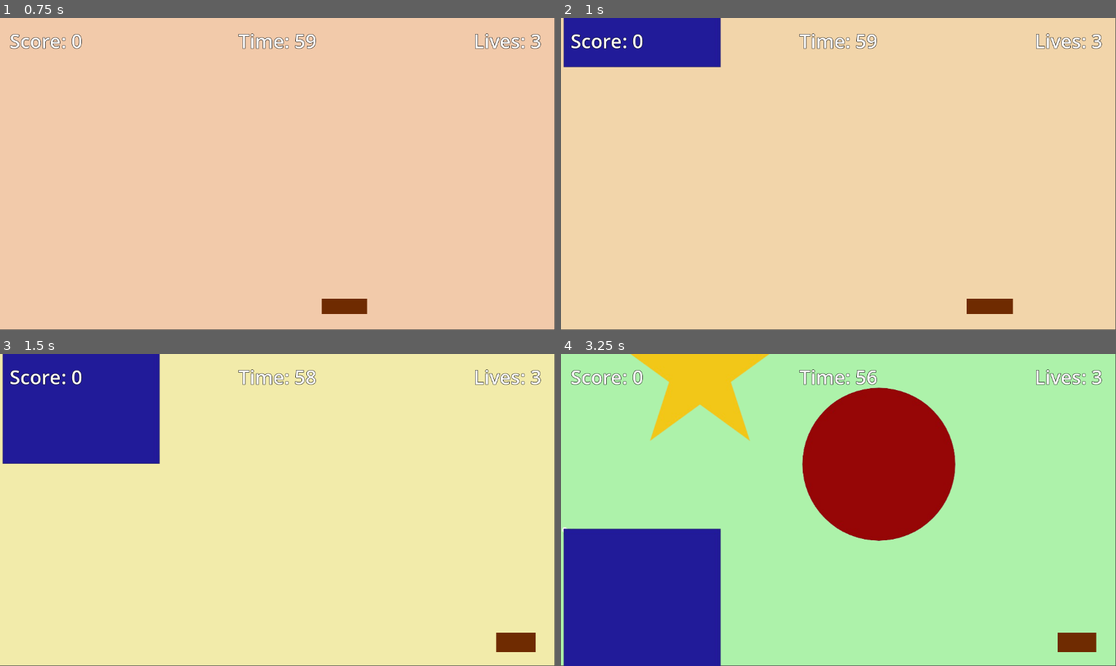
Above: before the commit, frames 1-4 (two rows, left to right).
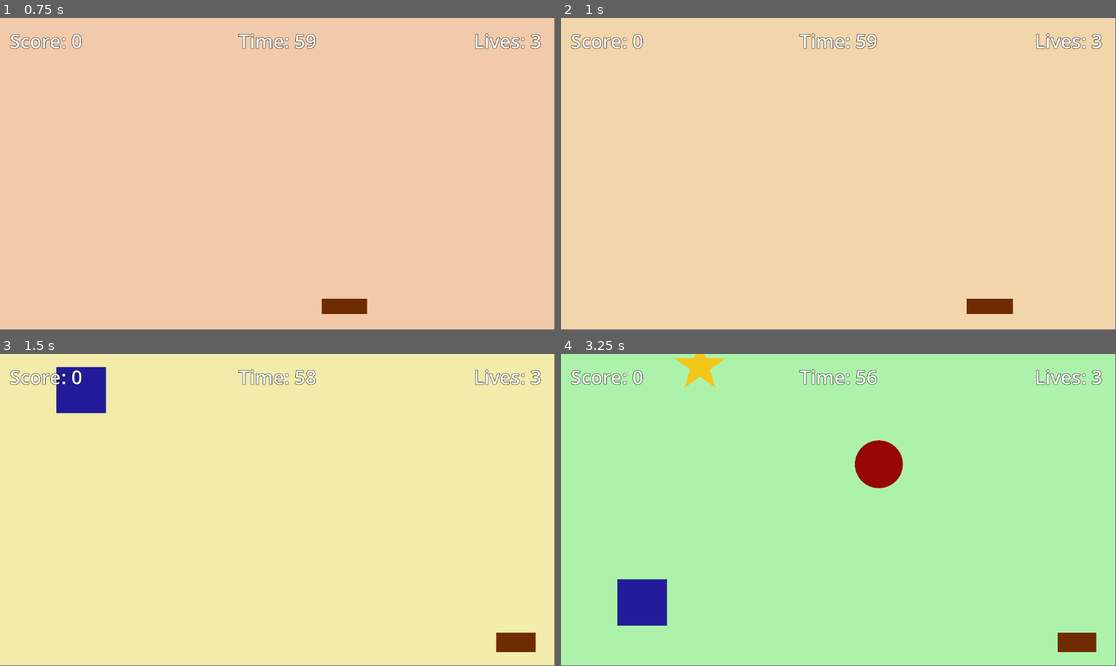
Above: after the commit, the same moments.

Repository: srishtipurohitaps/Candy-Catch-Frenzy
Game: Godot game, scene res://main.tscn
Same seed, same stepped clock (60 frames per second), same inputs: the game is played once before the commit and once after it.
Inputs:
- Up to frame 1 (0.75 s): tap Enter at 0.5 s; hold Right (ui_right) from 0.53 s (still down); tap Alt at 0.6 s
- Up to frame 2 (1 s): keep holding Right (ui_right)
- Up to frame 3 (1.5 s): release Right (ui_right) at 1.28 s; hold Down from 1.28 s (still down); tap Shift at 1.35 s
- Up to frame 4 (3.25 s): release Down at 2.03 s; hold Right (ui_right) 2.03-2.78 s; tap Alt at 2.1 s; hold Up from 2.78 s (still down); tap Shift at 2.85 s

Frame 1 is identical in both runs. In frame 2, 4.3% of the frame differs, in the area x 0-29%, y 0-16%; in frame 3, 8.6%; in frame 4, 24%, in the area x 0-72%, y 0-100%.

Commit message:
Added level scenes and adjusted bomb/candy sizes

Diff:
--- a/bomb.tscn
+++ b/bomb.tscn
@@ -4,15 +4,15 @@
 [ext_resource type="Texture2D" uid="uid://6g4obdpqbyn3" path="res://assets/Bomb.png" id="1_573fp"]
 
 [sub_resource type="CircleShape2D" id="CircleShape2D_4fn8o"]
-radius = 160.0
+radius = 70.21396
 
 [node name="Bomb" type="Area2D"]
 script = ExtResource("1_4fn8o")
 
 [node name="Sprite2D" type="Sprite2D" parent="."]
+scale = Vector2(0.38199997, 0.40199998)
 texture = ExtResource("1_573fp")
 
 [node name="CollisionShape2D" type="CollisionShape2D" parent="."]
-position = Vector2(-6, -15)
 shape = SubResource("CircleShape2D_4fn8o")
 debug_color = Color(0, 0.6, 0.69803923, 0)
--- a/candy.tscn
+++ b/candy.tscn
@@ -4,15 +4,15 @@
 [ext_resource type="Script" uid="uid://5hbiwugbukru" path="res://candy.gd" id="1_pqqre"]
 
 [sub_resource type="CircleShape2D" id="CircleShape2D_pqqre"]
-radius = 159.0
+radius = 51.0392
 
 [node name="Candy" type="Area2D"]
 script = ExtResource("1_pqqre")
 
 [node name="Sprite2D" type="Sprite2D" parent="."]
+scale = Vector2(0.314, 0.313)
 texture = ExtResource("1_etb2s")
 
 [node name="CollisionShape2D" type="CollisionShape2D" parent="."]
-position = Vector2(0, -1)
 shape = SubResource("CircleShape2D_pqqre")
 debug_color = Color(0, 0.6, 0.69803923, 0)
--- /dev/null
+++ b/level1.tscn
@@ -0,0 +1,121 @@
+[gd_scene load_steps=7 format=3 uid="uid://xx4br5cj6ad0"]
+
+[ext_resource type="Script" uid="uid://dao2etmf7jk3y" path="res://main.gd" id="1_dopym"]
+[ext_resource type="PackedScene" uid="uid://rfnm1c4vx4gq" path="res://basket.tscn" id="2_ootpb"]
+
+[sub_resource type="LabelSettings" id="LabelSettings_0xm2m"]
+font_size = 40
+outline_size = 3
+outline_color = Color(0, 0, 0, 1)
+
+[sub_resource type="StyleBoxFlat" id="StyleBoxFlat_0xm2m"]
+bg_color = Color(0.16470589, 0.16470589, 0.16470589, 1)
+border_width_left = 3
+border_width_top = 3
+border_width_right = 3
+border_width_bottom = 3
+corner_radius_top_left = 20
+corner_radius_top_right = 20
+corner_radius_bottom_right = 20
+corner_radius_bottom_left = 20
+
+[sub_resource type="LabelSettings" id="LabelSettings_h2yge"]
+font_size = 72
+font_color = Color(0.7376877, 0.5097248, 0.4891793, 1)
+outline_size = 4
+outline_color = Color(0, 0, 0, 1)
+
+[sub_resource type="LabelSettings" id="LabelSettings_1bvp3"]
+font_size = 48
+outline_size = 3
+outline_color = Color(0, 0, 0, 1)
+
+[node name="Main" type="Node2D"]
+z_index = -10
+script = ExtResource("1_dopym")
+
+[node name="ColorRect" type="ColorRect" parent="."]
+offset_right = 1152.0
+offset_bottom = 648.0
+color = Color(0.09608143, 0.20988944, 0.3797188, 1)
+
+[node name="Basket" parent="." instance=ExtResource("2_ootpb")]
+position = Vector2(576, 600)
+
+[node name="CanvasLayer" type="CanvasLayer" parent="."]
+
+[node name="ScoreLabel" type="Label" parent="CanvasLayer"]
+offset_left = 20.0
+offset_top = 20.0
+offset_right = 171.0
+offset_bottom = 75.0
+text = "Score: 0"
+label_settings = SubResource("LabelSettings_0xm2m")
+
+[node name="LivesLabel" type="Label" parent="CanvasLayer"]
+offset_left = 983.0
+offset_top = 20.0
+offset_right = 1134.0
+offset_bottom = 75.0
+text = "Lives: 3"
+label_settings = SubResource("LabelSettings_0xm2m")
+
+[node name="TimerLabel" type="Label" parent="CanvasLayer"]
+anchors_preset = 5
+anchor_left = 0.5
+anchor_right = 0.5
+offset_left = -81.0
+offset_top = 20.0
+offset_right = 81.0
+offset_bottom = 75.0
+grow_horizontal = 2
+text = "Time: 60"
+label_settings = SubResource("LabelSettings_0xm2m")
+
+[node name="GameOverPanel" type="Panel" parent="CanvasLayer"]
+visible = false
+anchors_preset = 8
+anchor_left = 0.5
+anchor_top = 0.5
+anchor_right = 0.5
+anchor_bottom = 0.5
+offset_left = -254.0
+offset_top = -180.0
+offset_right = 246.0
+offset_bottom = 170.0
+grow_horizontal = 2
+grow_vertical = 2
+theme_override_styles/panel = SubResource("StyleBoxFlat_0xm2m")
+
+[node name="VBoxContainer" type="VBoxContainer" parent="CanvasLayer/GameOverPanel"]
+layout_mode = 1
+anchors_preset = 15
+anchor_right = 1.0
+anchor_bottom = 1.0
+grow_horizontal = 2
+grow_vertical = 2
+theme_override_constants/separation = 30
+
+[node name="GameOverTitle" type="Label" parent="CanvasLayer/GameOverPanel/VBoxContainer"]
+layout_mode = 2
+text = "GAME OVER!"
+label_settings = SubResource("LabelSettings_h2yge")
+horizontal_alignment = 1
+
+[node name="FinalScore" type="Label" parent="CanvasLayer/GameOverPanel/VBoxContainer"]
+layout_mode = 2
+text = "Final Score: 0"
+label_settings = SubResource("LabelSettings_1bvp3")
+horizontal_alignment = 1
+
+[node name="RestartButton" type="Button" parent="CanvasLayer/GameOverPanel/VBoxContainer"]
+custom_minimum_size = Vector2(0, 70)
+layout_mode = 2
+theme_override_font_sizes/font_size = 36
+text = "PLAY AGAIN"
+
+[node name="SpawnTimer" type="Timer" parent="."]
+autostart = true
+
+[node name="Camera2D" type="Camera2D" parent="."]
+position = Vector2(577, 325)
--- /dev/null
+++ b/level2.tscn
@@ -0,0 +1,121 @@
+[gd_scene load_steps=7 format=3 uid="uid://by1o0vd6exowa"]
+
+[ext_resource type="Script" uid="uid://dao2etmf7jk3y" path="res://main.gd" id="1_r40rm"]
+[ext_resource type="PackedScene" uid="uid://rfnm1c4vx4gq" path="res://basket.tscn" id="2_6q4t8"]
+
+[sub_resource type="LabelSettings" id="LabelSettings_0xm2m"]
+font_size = 40
+outline_size = 3
+outline_color = Color(0, 0, 0, 1)
+
+[sub_resource type="StyleBoxFlat" id="StyleBoxFlat_0xm2m"]
+bg_color = Color(0.16470589, 0.16470589, 0.16470589, 1)
+border_width_left = 3
+border_width_top = 3
+border_width_right = 3
+border_width_bottom = 3
+corner_radius_top_left = 20
+corner_radius_top_right = 20
+corner_radius_bottom_right = 20
+corner_radius_bottom_left = 20
+
+[sub_resource type="LabelSettings" id="LabelSettings_h2yge"]
+font_size = 72
+font_color = Color(0.7376877, 0.5097248, 0.4891793, 1)
+outline_size = 4
+outline_color = Color(0, 0, 0, 1)
+
+[sub_resource type="LabelSettings" id="LabelSettings_1bvp3"]
+font_size = 48
+outline_size = 3
+outline_color = Color(0, 0, 0, 1)
+
+[node name="Main" type="Node2D"]
+z_index = -10
+script = ExtResource("1_r40rm")
+
+[node name="ColorRect" type="ColorRect" parent="."]
+offset_right = 1152.0
+offset_bottom = 648.0
+color = Color(0.09608143, 0.20988944, 0.3797188, 1)
+
+[node name="Basket" parent="." instance=ExtResource("2_6q4t8")]
+position = Vector2(576, 600)
+
+[node name="CanvasLayer" type="CanvasLayer" parent="."]
+
+[node name="ScoreLabel" type="Label" parent="CanvasLayer"]
+offset_left = 20.0
+offset_top = 20.0
+offset_right = 171.0
+offset_bottom = 75.0
+text = "Score: 0"
+label_settings = SubResource("LabelSettings_0xm2m")
+
+[node name="LivesLabel" type="Label" parent="CanvasLayer"]
+offset_left = 983.0
+offset_top = 20.0
+offset_right = 1134.0
+offset_bottom = 75.0
+text = "Lives: 3"
+label_settings = SubResource("LabelSettings_0xm2m")
+
+[node name="TimerLabel" type="Label" parent="CanvasLayer"]
+anchors_preset = 5
+anchor_left = 0.5
+anchor_right = 0.5
+offset_left = -81.0
+offset_top = 20.0
+offset_right = 81.0
+offset_bottom = 75.0
+grow_horizontal = 2
+text = "Time: 60"
+label_settings = SubResource("LabelSettings_0xm2m")
+
+[node name="GameOverPanel" type="Panel" parent="CanvasLayer"]
+visible = false
+anchors_preset = 8
+anchor_left = 0.5
+anchor_top = 0.5
+anchor_right = 0.5
+anchor_bottom = 0.5
+offset_left = -254.0
+offset_top = -180.0
+offset_right = 246.0
+offset_bottom = 170.0
+grow_horizontal = 2
+grow_vertical = 2
+theme_override_styles/panel = SubResource("StyleBoxFlat_0xm2m")
+
+[node name="VBoxContainer" type="VBoxContainer" parent="CanvasLayer/GameOverPanel"]
+layout_mode = 1
+anchors_preset = 15
+anchor_right = 1.0
+anchor_bottom = 1.0
+grow_horizontal = 2
+grow_vertical = 2
+theme_override_constants/separation = 30
+
+[node name="GameOverTitle" type="Label" parent="CanvasLayer/GameOverPanel/VBoxContainer"]
+layout_mode = 2
+text = "GAME OVER!"
+label_settings = SubResource("LabelSettings_h2yge")
+horizontal_alignment = 1
+
+[node name="FinalScore" type="Label" parent="CanvasLayer/GameOverPanel/VBoxContainer"]
+layout_mode = 2
+text = "Final Score: 0"
+label_settings = SubResource("LabelSettings_1bvp3")
+horizontal_alignment = 1
+
+[node name="RestartButton" type="Button" parent="CanvasLayer/GameOverPanel/VBoxContainer"]
+custom_minimum_size = Vector2(0, 70)
+layout_mode = 2
+theme_override_font_sizes/font_size = 36
+text = "PLAY AGAIN"
+
+[node name="SpawnTimer" type="Timer" parent="."]
+autostart = true
+
+[node name="Camera2D" type="Camera2D" parent="."]
+position = Vector2(577, 325)
--- /dev/null
+++ b/level3.tscn
@@ -0,0 +1,121 @@
+[gd_scene load_steps=7 format=3 uid="uid://cbms6ugqm353t"]
+
+[ext_resource type="Script" uid="uid://dao2etmf7jk3y" path="res://main.gd" id="1_o2ccw"]
+[ext_resource type="PackedScene" uid="uid://rfnm1c4vx4gq" path="res://basket.tscn" id="2_qrujo"]
+
+[sub_resource type="LabelSettings" id="LabelSettings_0xm2m"]
+font_size = 40
+outline_size = 3
+outline_color = Color(0, 0, 0, 1)
+
+[sub_resource type="StyleBoxFlat" id="StyleBoxFlat_0xm2m"]
+bg_color = Color(0.16470589, 0.16470589, 0.16470589, 1)
+border_width_left = 3
+border_width_top = 3
+border_width_right = 3
+border_width_bottom = 3
+corner_radius_top_left = 20
+corner_radius_top_right = 20
+corner_radius_bottom_right = 20
+corner_radius_bottom_left = 20
+
+[sub_resource type="LabelSettings" id="LabelSettings_h2yge"]
+font_size = 72
+font_color = Color(0.7376877, 0.5097248, 0.4891793, 1)
+outline_size = 4
+outline_color = Color(0, 0, 0, 1)
+
+[sub_resource type="LabelSettings" id="LabelSettings_1bvp3"]
+font_size = 48
+outline_size = 3
+outline_color = Color(0, 0, 0, 1)
+
+[node name="Main" type="Node2D"]
+z_index = -10
+script = ExtResource("1_o2ccw")
+
+[node name="ColorRect" type="ColorRect" parent="."]
+offset_right = 1152.0
+offset_bottom = 648.0
+color = Color(0.09608143, 0.20988944, 0.3797188, 1)
+
+[node name="Basket" parent="." instance=ExtResource("2_qrujo")]
+position = Vector2(576, 600)
+
+[node name="CanvasLayer" type="CanvasLayer" parent="."]
+
+[node name="ScoreLabel" type="Label" parent="CanvasLayer"]
+offset_left = 20.0
+offset_top = 20.0
+offset_right = 171.0
+offset_bottom = 75.0
+text = "Score: 0"
+label_settings = SubResource("LabelSettings_0xm2m")
+
+[node name="LivesLabel" type="Label" parent="CanvasLayer"]
+offset_left = 983.0
+offset_top = 20.0
+offset_right = 1134.0
+offset_bottom = 75.0
+text = "Lives: 3"
+label_settings = SubResource("LabelSettings_0xm2m")
+
+[node name="TimerLabel" type="Label" parent="CanvasLayer"]
+anchors_preset = 5
+anchor_left = 0.5
+anchor_right = 0.5
+offset_left = -81.0
+offset_top = 20.0
+offset_right = 81.0
+offset_bottom = 75.0
+grow_horizontal = 2
+text = "Time: 60"
+label_settings = SubResource("LabelSettings_0xm2m")
+
+[node name="GameOverPanel" type="Panel" parent="CanvasLayer"]
+visible = false
+anchors_preset = 8
+anchor_left = 0.5
+anchor_top = 0.5
+anchor_right = 0.5
+anchor_bottom = 0.5
+offset_left = -254.0
+offset_top = -180.0
+offset_right = 246.0
+offset_bottom = 170.0
+grow_horizontal = 2
+grow_vertical = 2
+theme_override_styles/panel = SubResource("StyleBoxFlat_0xm2m")
+
+[node name="VBoxContainer" type="VBoxContainer" parent="CanvasLayer/GameOverPanel"]
+layout_mode = 1
+anchors_preset = 15
+anchor_right = 1.0
+anchor_bottom = 1.0
+grow_horizontal = 2
+grow_vertical = 2
+theme_override_constants/separation = 30
+
+[node name="GameOverTitle" type="Label" parent="CanvasLayer/GameOverPanel/VBoxContainer"]
+layout_mode = 2
+text = "GAME OVER!"
+label_settings = SubResource("LabelSettings_h2yge")
+horizontal_alignment = 1
+
+[node name="FinalScore" type="Label" parent="CanvasLayer/GameOverPanel/VBoxContainer"]
+layout_mode = 2
+text = "Final Score: 0"
+label_settings = SubResource("LabelSettings_1bvp3")
+horizontal_alignment = 1
+
+[node name="RestartButton" type="Button" parent="CanvasLayer/GameOverPanel/VBoxContainer"]
+custom_minimum_size = Vector2(0, 70)
+layout_mode = 2
+theme_override_font_sizes/font_size = 36
+text = "PLAY AGAIN"
+
+[node name="SpawnTimer" type="Timer" parent="."]
+autostart = true
+
+[node name="Camera2D" type="Camera2D" parent="."]
+position = Vector2(577, 325)
